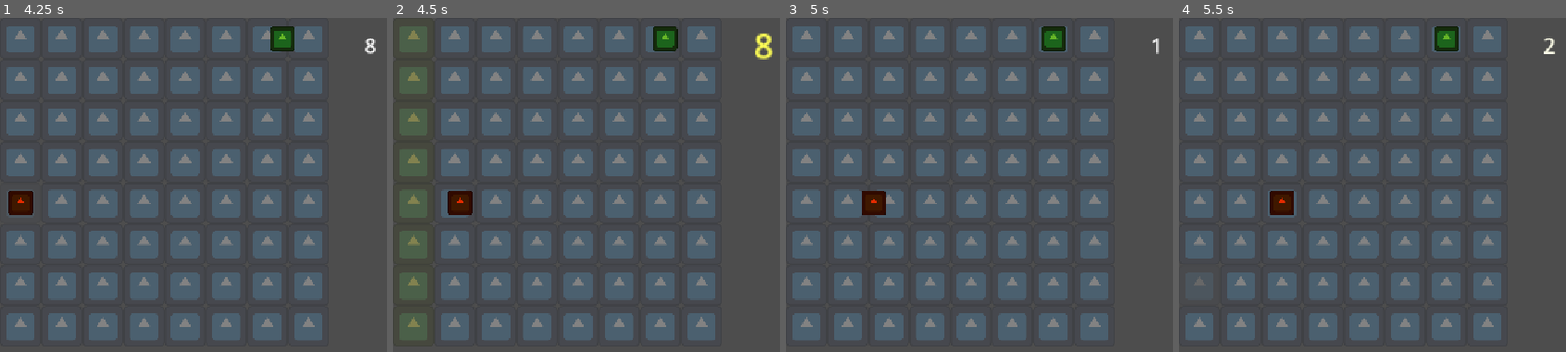
Above: before the commit, frames 1-4 (left to right).
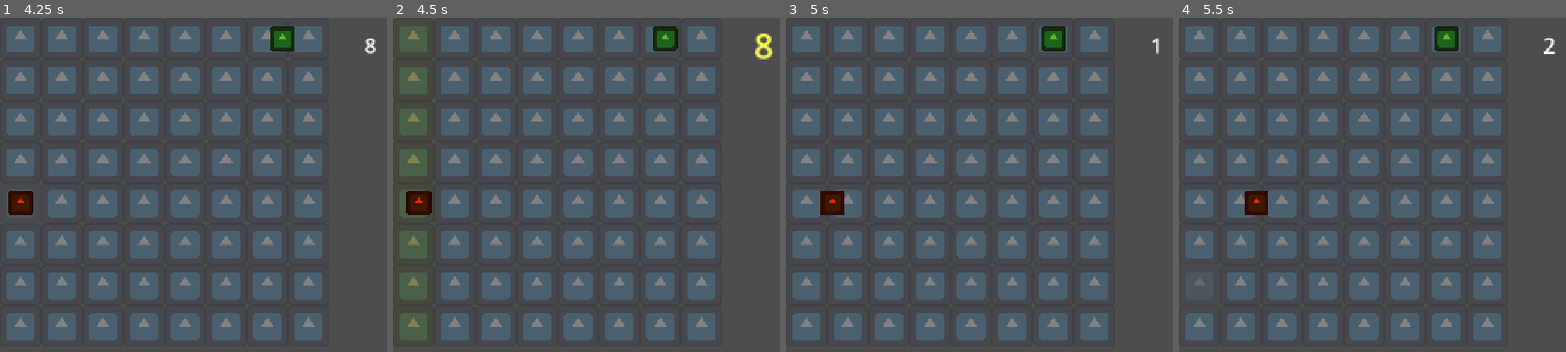
Above: after the commit, the same moments.

Repository: pgpais/gmtk-2026
Game: Godot game, scene res://main.tscn
The game is run twice, just before and just after one commit, with the same random seed, the same clock (stepped at 60 frames per second) and the same inputs. The engine's default icon, where the game draws it, is replaced by a stand-in: a white triangle on a blue panel in a dark square.
Inputs (mouse positions are in pixels of both pictures, inside the frame that each line leads up to):
- Up to frame 1 (4.25 s): tap Enter at 0.5, 2, 3.5 s; move the mouse to (19, 38) at 0.52 s; tap Space (move_ticker) at 0.6, 1.25, 1.35, 2.1, 2.75, 2.85, 3.6 s; move the mouse to (19, 78) at 1.27 s; move the mouse to (19, 121) at 2.02 s; move the mouse to (19, 161) at 2.77 s; move the mouse to (19, 201) at 3.52 s
- Up to frame 2 (4.5 s): move the mouse to (412, 245) at 4.27 s; tap Space (move_ticker) at 4.35 s
- Up to frame 3 (5 s): no input
- Up to frame 4 (5.5 s): move the mouse to (1198, 285) at 5.02 s; tap Space (move_ticker) at 5.1 s

Frame 1 is identical in both runs. In frame 2, 0.9% of the frame differs, in the area x 3-21%, y 51-60%; in frame 3, 0.9%; in frame 4, 0.9%.

Commit message:
small typo in enemy.gd

Diff:
--- a/entities/enemy.gd
+++ b/entities/enemy.gd
@@ -19,5 +19,4 @@
 				is_attacking = true
 
 	if not is_attacking: # if it attacked someone, stop doing actions. else, move
-		move(1, 0)
 		perform_movement()
